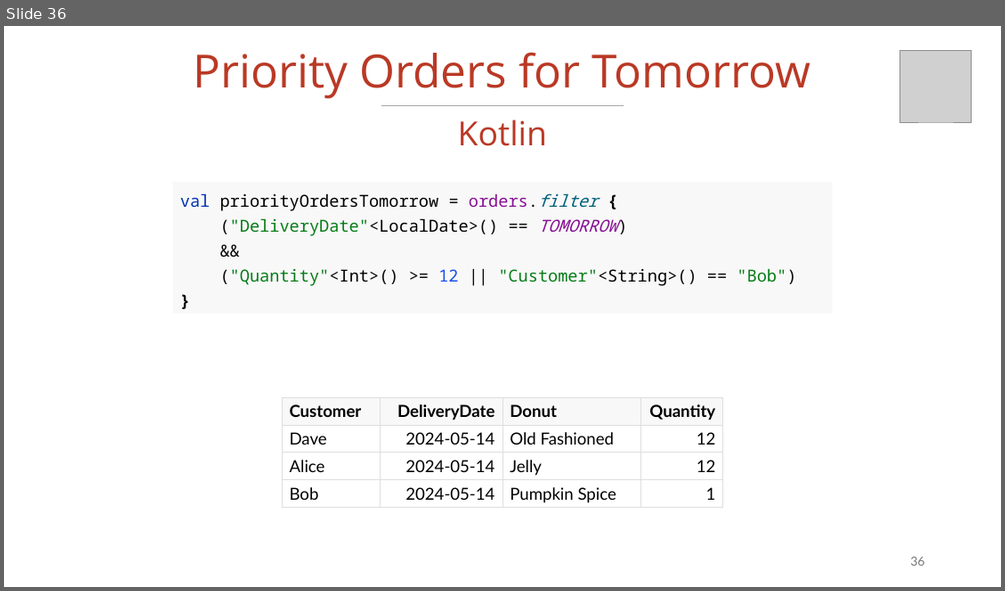
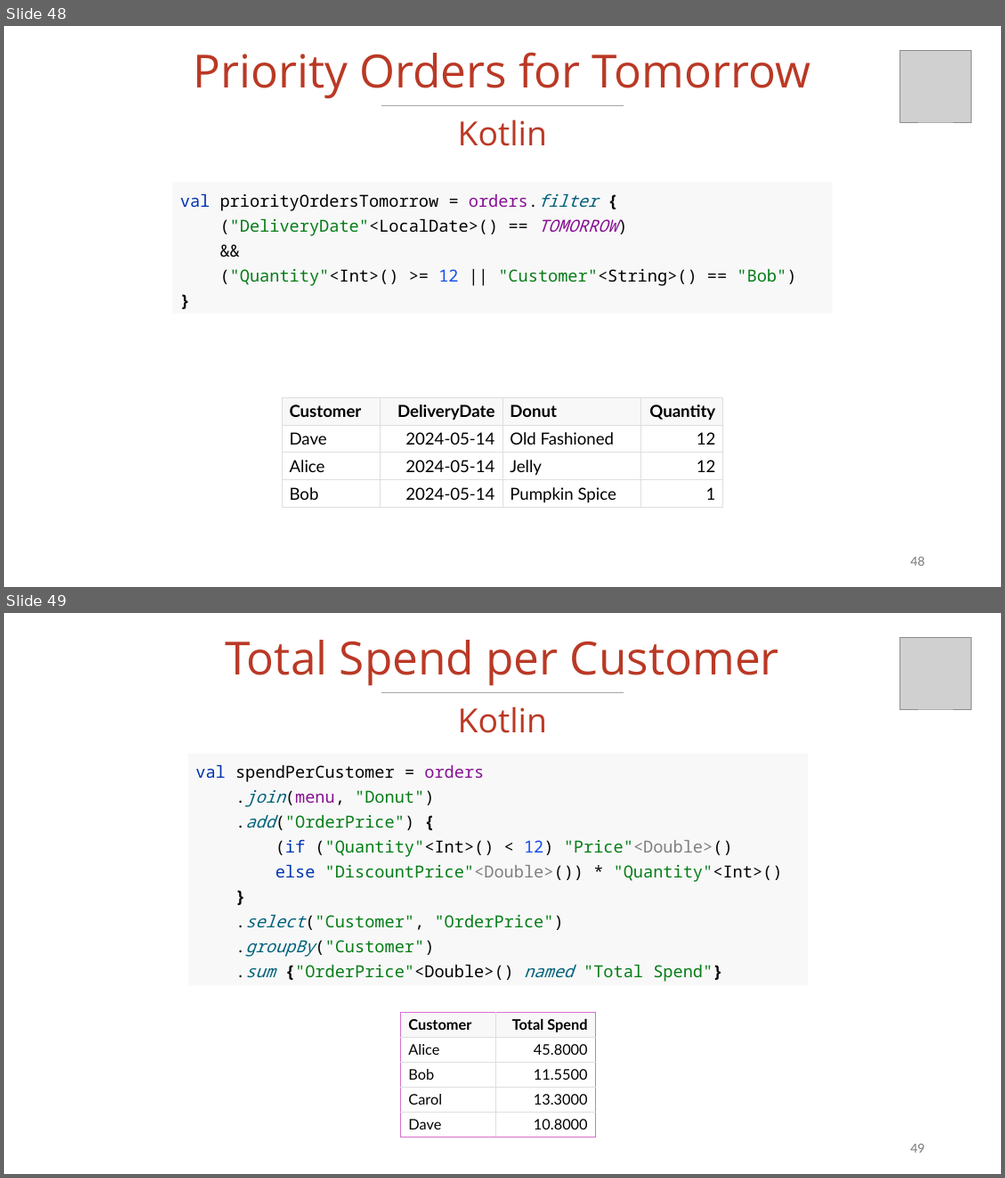
Before and after one commit to vmzakharov/missing-dataframe-talk, a slide deck: presentation/Missing_Dataframe_Long.pptx. Shown one above the other, each under a label of ours: slide 36 before the commit, slides 48 and 49 after it. The pictures are 1005x591 and 1005x1178 pixels, drawn with LibreOffice and Linux fonts; fonts in the diff are those of the drawing; grey boxes stand for pictures. Boxes give left, top, right and bottom in pixels: in the first picture for what was removed or moved away, otherwise in the second. Text is boxed around its words. In the diff, an @@ line names an element or a change of style, - is before the commit and + after.

```diff
--- a/presentation/Missing_Dataframe_Long.pptx
+++ b/presentation/Missing_Dataframe_Long.pptx
@@ slide 49 added at (4,613,1001,1174), background #FFFFFF @@
@@ picture added at (900,638,971,709) @@
@@ title added at (225,640,779,686), 44 pt, text #BA3925 @@
+Total Spend per Customer
@@ line added from (380, 693) to (624, 693), #A6A6A6 1 pt @@
@@ text added at (458,706,547,733), 32 pt, text #BA3925 @@
+Kotlin
@@ rectangle added at (189,754,808,986), fill #F8F8F8, 16 pt, text #067D17 @@
+val spendPerCustomer = orders
+.join(menu, "Donut")
+.add("OrderPrice") {
+(if ("Quantity"<Int>() < 12) "Price"<Double>()
+else "DiscountPrice"<Double>()) * "Quantity"<Int>()
+}
+.select("Customer", "OrderPrice")
+.groupBy("Customer")
+.sum {"OrderPrice"<Double>() named "Total Spend"}
@@ table added at (401,1013,595,1137), 5 rows, 2 columns @@
+Customer | Total Spend
+Alice | 45.8000
+Bob | 11.5500
+Carol | 13.3000
+Dave | 10.8000
@@ page number added at (910,1143,924,1152), 12 pt, text #797979 @@
+49
@@ what was slide 36 is now slide 48 @@
@@ page number at (910,556,924,565): text changed @@
-36
+48
```
Also in this commit, not shown: 4 slides changed, 4 other slides added, 1 slide removed, 1 other file.
